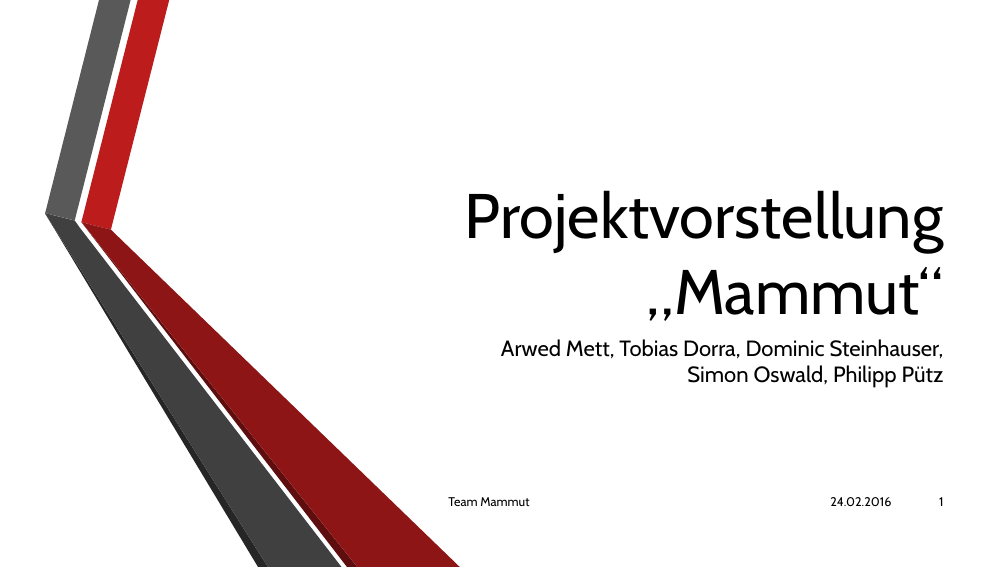
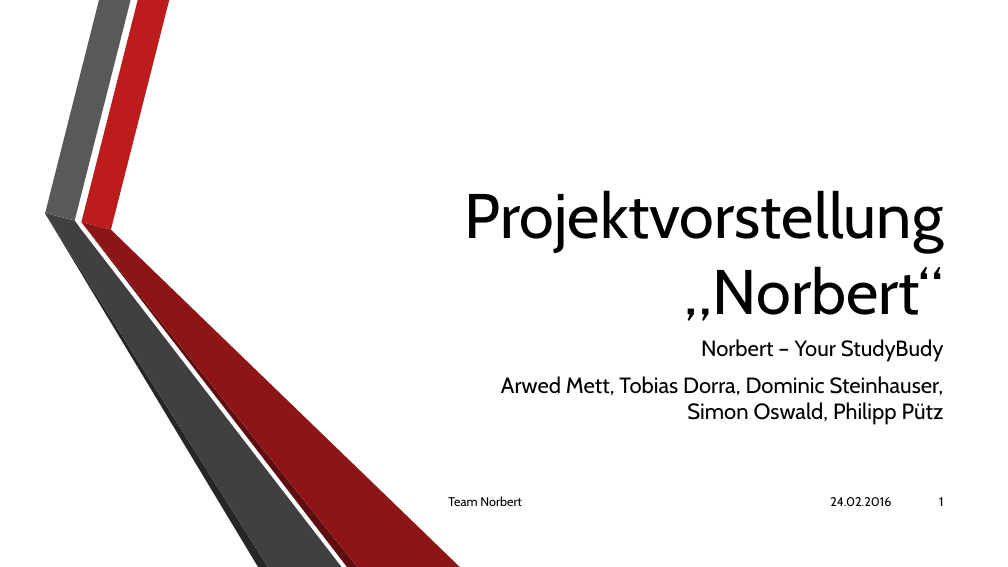
Before and after one commit to Pfeifenjoy/norbert, a slide deck: slide 1 of praesentationens/projektvorstellung/projektvorstellung.pptx. Drawn at 1008x567 pixels with LibreOffice and Linux fonts; fonts in the diff are those of the drawing; background and template pictures are left out. Boxes give left, top, right and bottom in pixels: in the first picture for what was removed or moved away, otherwise in the second. Text is boxed around its words. In the diff, an @@ line names an element or a change of style, - is before the commit and + after.

```diff
--- a/praesentationens/projektvorstellung/projektvorstellung.pptx
+++ b/praesentationens/projektvorstellung/projektvorstellung.pptx
@@ title at bbox=[465, 190, 944, 321]: text changed @@
-Projektvorstellung
-„Mammut“
+Projektvorstellung
+„Norbert“
@@ subtitle at bbox=[701, 339, 944, 362]: paragraph added @@
+Norbert – Your StudyBudy
@@ text at bbox=[448, 496, 521, 506]: text changed @@
-Team Mammut
+Team Norbert
```
Also in this commit, not shown: 6 other slides changed, 1 slide added.
